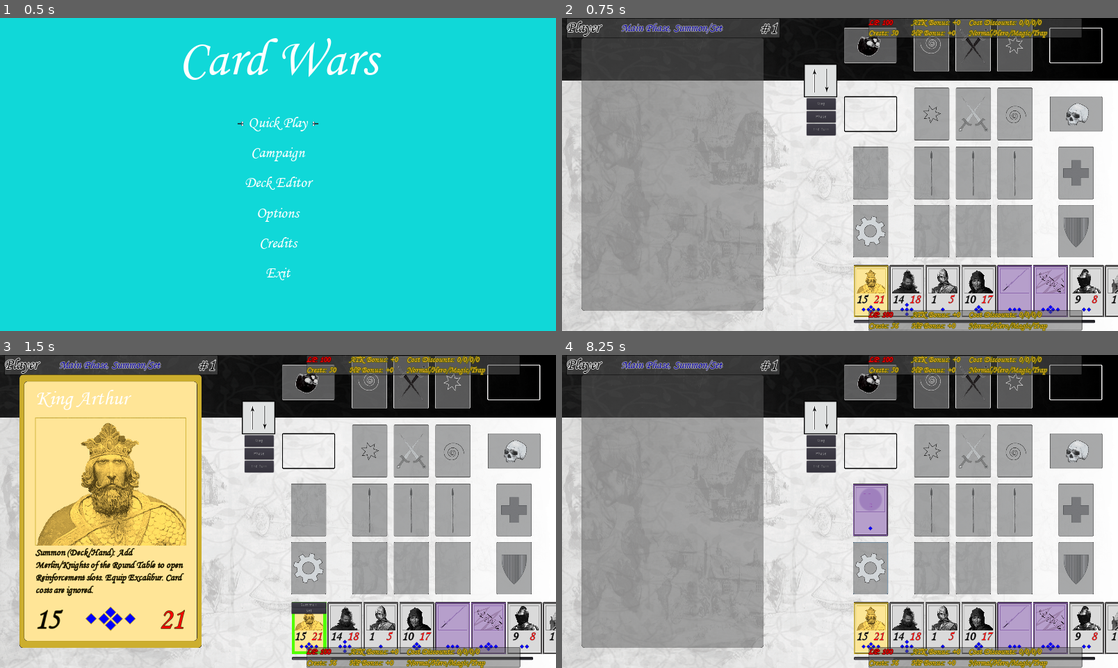
Above: before the commit, frames 1-4 (two rows, left to right).
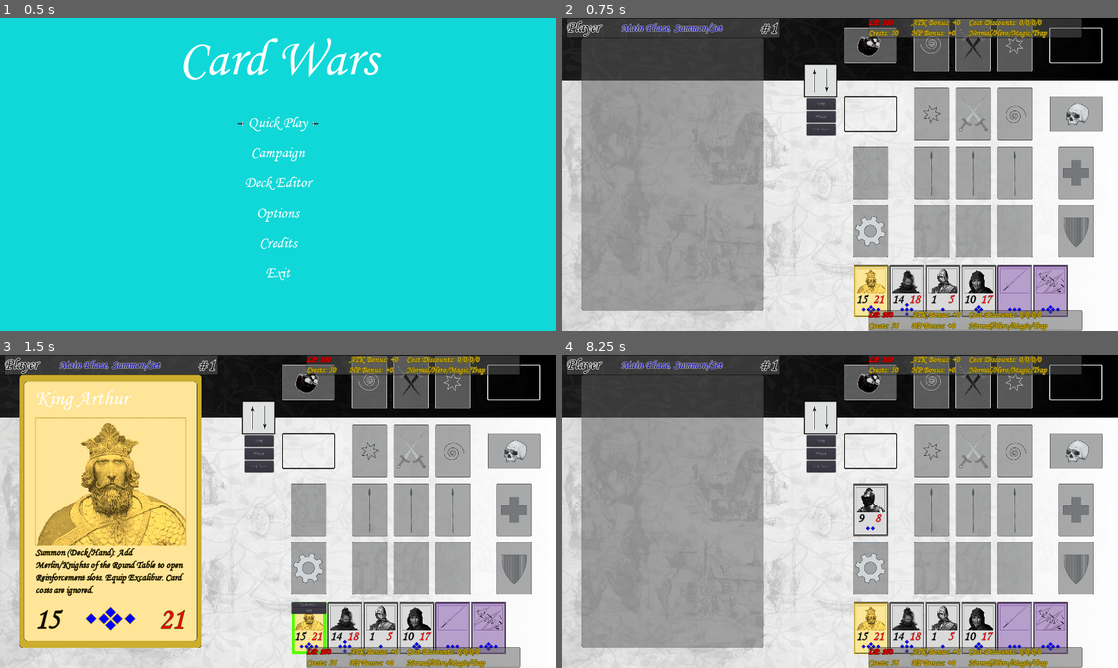
Above: after the commit, the same moments.

Repository: Prototype1364/Card-Wars
Game: Godot game, scene res://Scenes/MainScenes/SceneHandler.tscn
The game is run twice, just before and just after one commit, with the same random seed, the same clock (stepped at 60 frames per second) and the same inputs.
Inputs (mouse positions are in pixels of both pictures, inside the frame that each line leads up to):
- Up to frame 1 (0.5 s): no input
- Up to frame 2 (0.75 s): click "Quick Play" at 0.5 s
- Up to frame 3 (1.5 s): click (311, 627) at 1.27 s
- Up to frame 4 (8.25 s): click "Summon" at 2 s; click (973, 452) at 2.75 s; click (928, 452) at 3.5 s; click (1012, 452) at 4.25 s; click (928, 511) at 5 s; click (973, 511) at 5.75 s; click (1012, 511) at 6.5 s; click (867, 511) at 7.25 s; click (867, 567) at 8 s

Frame 1 is identical in both runs. In frame 2, 1.8% of the frame differs, in the area x 52-100%, y 78-98%; in frame 3, 1.8%; in frame 4, 2.8%, in the area x 52-100%, y 41-98%.

Commit message:
Updates from meeting.

Diff:
--- a/Scripts/Battle.gd
+++ b/Scripts/Battle.gd
@@ -722,7 +722,7 @@
 
 	# Draw Opening Hands
 	GameData.Current_Step = "Draw"
-	Draw_Card(GameData.Current_Turn, 42)
+	Draw_Card(GameData.Current_Turn, 5)
 	GameData.Current_Turn = "Enemy" if GameData.Current_Turn == "Player" else "Player"
 	Draw_Card(GameData.Current_Turn, 5)
 	GameData.Current_Turn = "Enemy" if GameData.Current_Turn == "Player" else "Player"
